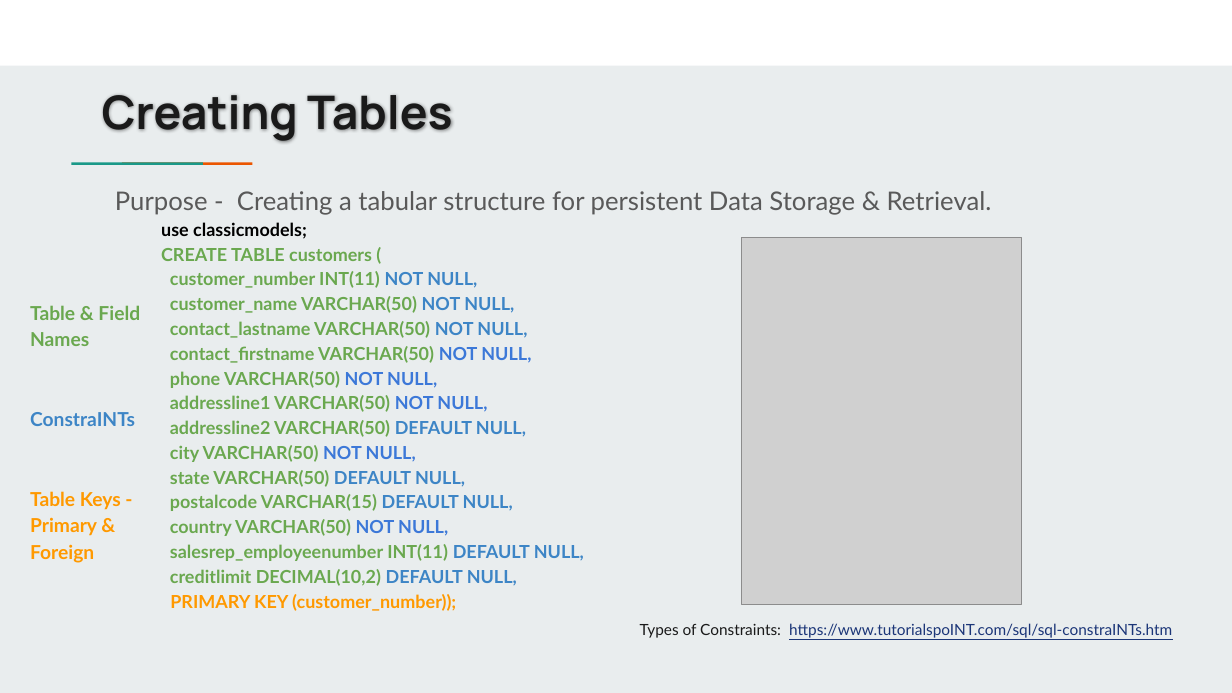
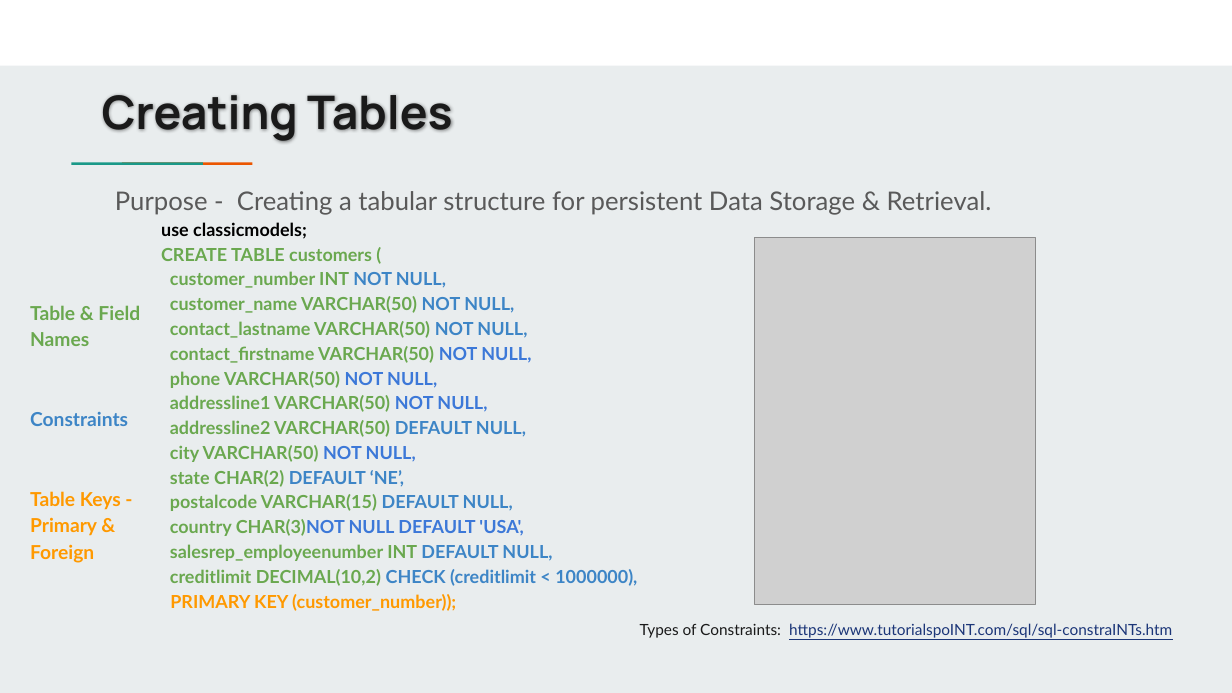
Before and after one commit to jbergmann56/OSDA-DataManipulationAndManagement, a slide deck: slide 6 of Lectures/(3) Extracting & Storing Data.pptx. Drawn at 1232x693 pixels with LibreOffice and Linux fonts; fonts in the diff are those of the drawing; grey boxes stand for pictures. Boxes give left, top, right and bottom in pixels: in the first picture for what was removed or moved away, otherwise in the second. Text is boxed around its words. In the diff, an @@ line names an element or a change of style, - is before the commit and + after.

```diff
--- a/Lectures/(3) Extracting & Storing Data.pptx
+++ b/Lectures/(3) Extracting & Storing Data.pptx
@@ picture: place and size @@
-picture at <box>742,238,1022,604</box>
+picture at <box>755,238,1035,604</box>
@@ text at <box>161,248,637,611</box>: text changed @@
-CREATE TABLE customers (
-customer_number INT(11) NOT NULL,
-customer_name VARCHAR(50) NOT NULL,
-contact_lastname VARCHAR(50) NOT NULL,
-contact_firstname VARCHAR(50) NOT NULL,
-phone VARCHAR(50) NOT NULL,
-addressline1 VARCHAR(50) NOT NULL,
-addressline2 VARCHAR(50) DEFAULT NULL,
-city VARCHAR(50) NOT NULL,
-state VARCHAR(50) DEFAULT NULL,
-postalcode VARCHAR(15) DEFAULT NULL,
-country VARCHAR(50) NOT NULL,
-salesrep_employeenumber INT(11) DEFAULT NULL,
-creditlimit DECIMAL(10,2) DEFAULT NULL,
-PRIMARY KEY (customer_number));
+CREATE TABLE customers (
+customer_number INT NOT NULL,
+customer_name VARCHAR(50) NOT NULL,
+contact_lastname VARCHAR(50) NOT NULL,
+contact_firstname VARCHAR(50) NOT NULL,
+phone VARCHAR(50) NOT NULL,
+addressline1 VARCHAR(50) NOT NULL,
+addressline2 VARCHAR(50) DEFAULT NULL,
+city VARCHAR(50) NOT NULL,
+state CHAR(2) DEFAULT ‘NE’,
+postalcode VARCHAR(15) DEFAULT NULL,
+country CHAR(3)NOT NULL DEFAULT 'USA',
+salesrep_employeenumber INT DEFAULT NULL,
+creditlimit DECIMAL(10,2) CHECK (creditlimit < 1000000),
+PRIMARY KEY (customer_number));
@@ text at <box>30,412,128,426</box>: text changed @@
-ConstraINTs
+Constraints
```
Also in this commit, not shown: 1 other slide changed, 2 slides added, 12 other files.
